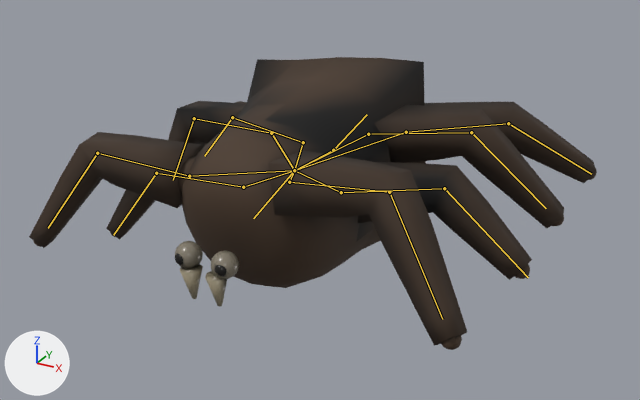
The glTF model public/models/madoromigumo.glb: old version first, new version second.
One viewpoint serves both versions: a 50 mm camera at (0.611, -1.044, 0.595) aimed at (0.032, 0.008, 0.069). Every picture has the same lights, and +X, +Y and +Z are marked at lower left. The first picture is the older version. Both versions are drawn at frame 4 of the action 'die'; the numbers are the values there. The bones that bend it are drawn over the model as lines.

Objects in the first picture: 'madoromigumo'.
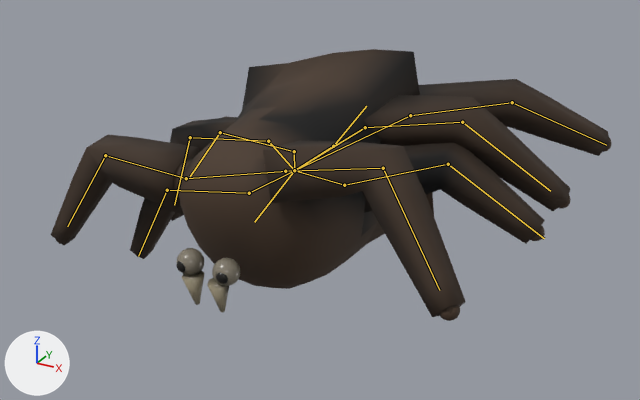
Pixel boxes (x1, y1, x2, y2) of what changed, in the pictures (640 x 400 px):
'madoromigumo', posed (7% shorter): before (29, 57, 597, 350); after (51, 49, 612, 321)
bone 'body-head', root to tip: before (294, 170) to (253, 218); after (294, 170) to (254, 222)
bone 'body-legA.L', root to tip: before (294, 170) to (189, 176); after (294, 170) to (186, 178)
bone 'body-legA.R', root to tip: before (294, 170) to (289, 182); after (294, 170) to (285, 171)
bone 'body-legB.L', root to tip: before (294, 170) to (243, 187); after (294, 170) to (249, 193)
bone 'body-legB.R', root to tip: before (294, 170) to (341, 192); after (294, 170) to (344, 185)
bone 'body-legC.L', root to tip: before (294, 170) to (271, 133); after (294, 170) to (268, 141)
bone 'body-legC.R', root to tip: before (294, 170) to (368, 134); after (294, 170) to (365, 127)
bone 'body-legD.L', root to tip: before (294, 170) to (303, 142); after (294, 170) to (294, 151)
bone 'body-legD.R', root to tip: before (294, 170) to (406, 132); after (294, 170) to (410, 115)

Diff of the bpy script that builds the scene:
```diff
--- a/public/models/madoromigumo.glb.py
+++ b/public/models/madoromigumo.glb.py
@@ bone_body_head @@
 bone_body_head = bpy.data.objects['madoromigumo_arm'].pose.bones['body-head']
-bone_body_head.rotation_quaternion = (0.999, 0.033, 0.0, 0.0)  # degrees (4, 0, 0)
+bone_body_head.rotation_quaternion = (0.998, 0.058, 0.0, 0.0)  # degrees (7, 0, 0)
@@ bone_body_lega_l @@
 bone_body_lega_l = bpy.data.objects['madoromigumo_arm'].pose.bones['body-legA.L']  # child of 'body-head'
-bone_body_lega_l.rotation_quaternion = (0.997, -0.059, 0.003, -0.048)  # degrees (-7, 0, -5)
+bone_body_lega_l.rotation_quaternion = (0.989, -0.116, 0.01, -0.087)  # degrees (-13, 0, -10)
@@ bone_body_lega_r @@
 bone_body_lega_r = bpy.data.objects['madoromigumo_arm'].pose.bones['body-legA.R']  # child of 'body-head'
-bone_body_lega_r.rotation_quaternion = (0.997, 0.059, 0.003, 0.048)  # degrees (7, 0, 5)
+bone_body_lega_r.rotation_quaternion = (0.989, 0.116, 0.01, 0.087)  # degrees (13, 0, 10)
@@ bone_body_legb_l @@
 bone_body_legb_l = bpy.data.objects['madoromigumo_arm'].pose.bones['body-legB.L']  # child of 'body-head'
-bone_body_legb_l.rotation_quaternion = (0.997, -0.069, 0.003, -0.041)  # degrees (-8, 0, -5)
+bone_body_legb_l.rotation_quaternion = (0.988, -0.133, 0.01, -0.075)  # degrees (-15, 0, -9)
@@ bone_body_legb_r @@
 bone_body_legb_r = bpy.data.objects['madoromigumo_arm'].pose.bones['body-legB.R']  # child of 'body-head'
-bone_body_legb_r.rotation_quaternion = (0.997, 0.069, 0.003, 0.041)  # degrees (8, 0, 5)
+bone_body_legb_r.rotation_quaternion = (0.988, 0.133, 0.01, 0.075)  # degrees (15, 0, 9)
@@ bone_body_legc_l @@
 bone_body_legc_l = bpy.data.objects['madoromigumo_arm'].pose.bones['body-legC.L']  # child of 'body-head'
-bone_body_legc_l.rotation_quaternion = (0.997, -0.069, -0.003, 0.041)  # degrees (-8, 0, 5)
+bone_body_legc_l.rotation_quaternion = (0.988, -0.133, -0.01, 0.075)  # degrees (-15, 0, 9)
@@ bone_body_legc_r @@
 bone_body_legc_r = bpy.data.objects['madoromigumo_arm'].pose.bones['body-legC.R']  # child of 'body-head'
-bone_body_legc_r.rotation_quaternion = (0.997, 0.069, -0.003, -0.041)  # degrees (8, 0, -5)
+bone_body_legc_r.rotation_quaternion = (0.988, 0.133, -0.01, -0.075)  # degrees (15, 0, -9)
@@ bone_body_legd_l @@
 bone_body_legd_l = bpy.data.objects['madoromigumo_arm'].pose.bones['body-legD.L']  # child of 'body-head'
-bone_body_legd_l.rotation_quaternion = (0.997, -0.059, -0.003, 0.048)  # degrees (-7, 0, 5)
+bone_body_legd_l.rotation_quaternion = (0.989, -0.116, -0.01, 0.087)  # degrees (-13, 0, 10)
@@ bone_body_legd_r @@
 bone_body_legd_r = bpy.data.objects['madoromigumo_arm'].pose.bones['body-legD.R']  # child of 'body-head'
-bone_body_legd_r.rotation_quaternion = (0.997, 0.059, -0.003, -0.048)  # degrees (7, 0, -5)
+bone_body_legd_r.rotation_quaternion = (0.989, 0.116, -0.01, -0.087)  # degrees (13, 0, -10)
```
